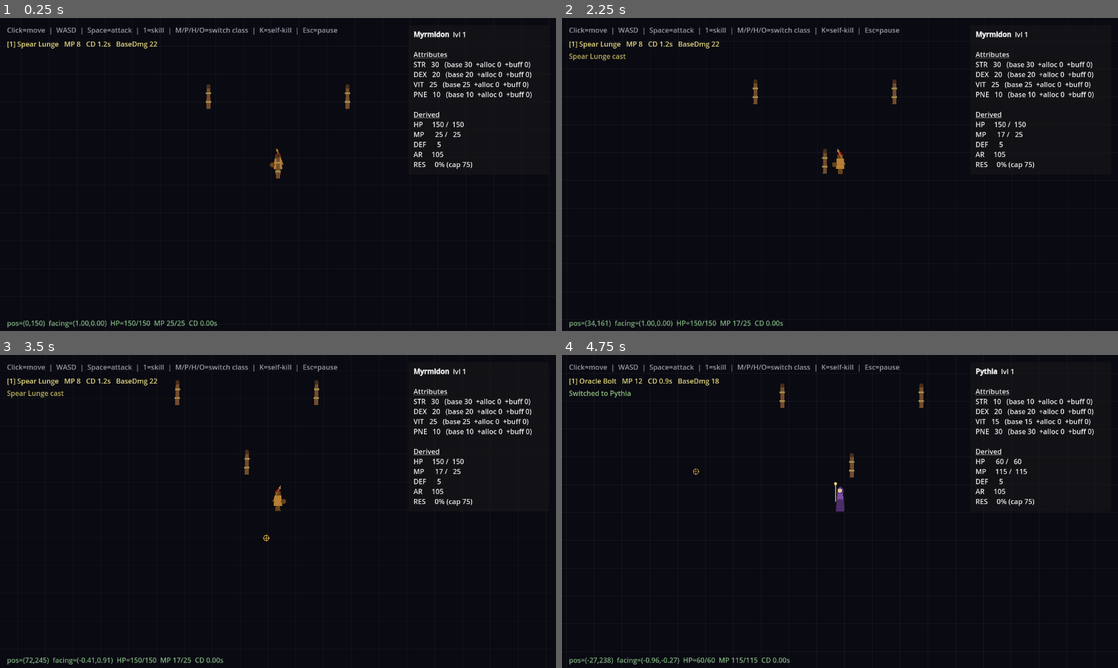
Above: before the commit, frames 1-4 (two rows, left to right).
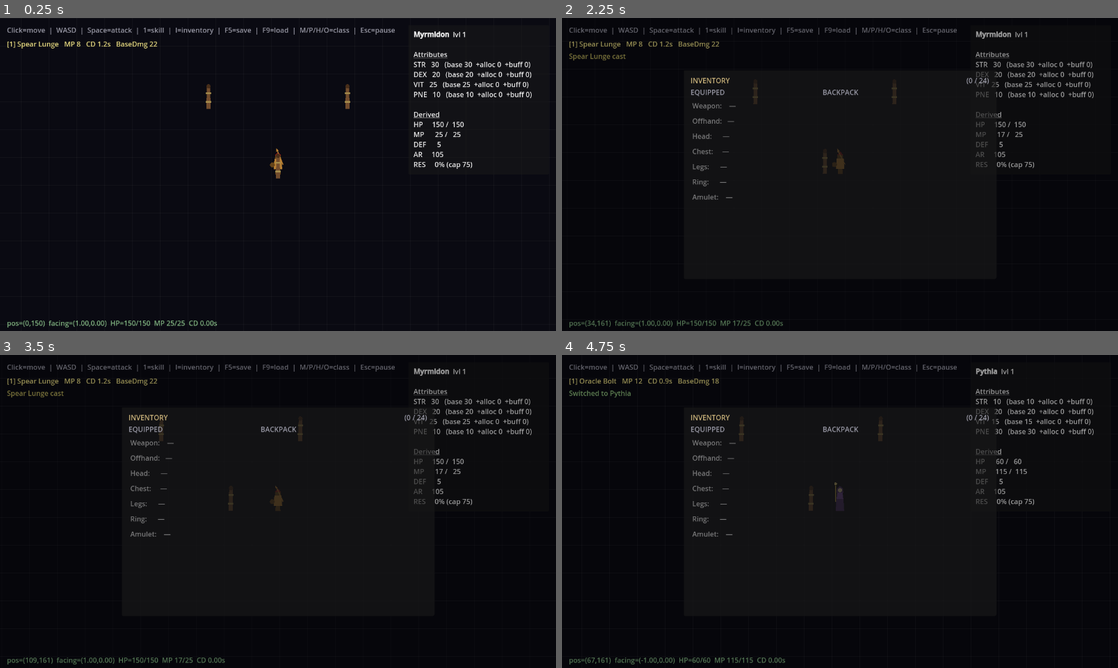
Above: after the commit, the same moments.

Repository: GhrammR/Erebus-Forsaken
Game: Godot game, scene res://test/skills_workbench.tscn
Same seed, same stepped clock (60 frames per second), same inputs: the game is played once before the commit and once after it. This scene is started directly instead of the project's main scene.
Inputs (mouse positions are in pixels of both pictures, inside the frame that each line leads up to):
- Up to frame 1 (0.25 s): no input
- Up to frame 2 (2.25 s): tap Enter at 0.5 s; move the mouse to (962, 158) at 0.52 s; hold D (move_right) 0.53-1.25 s; tap 1 at 0.6 s; click (962, 158) at 0.67 s; tap Space at 0.77 s; drag from (728, 190) to (840, 165) at 1.27 s; move the mouse to (895, 105) at 2.02 s; hold D (move_right) from 2.03 s (still down); tap I at 2.1 s
- Up to frame 3 (3.5 s): release D (move_right) at 2.75 s; drag from (250, 574) to (278, 502) at 2.77 s
- Up to frame 4 (4.75 s): move the mouse to (1006, 558) at 3.52 s; hold A (move_left) 3.53-4.25 s; tap P at 3.6 s; tap Space at 3.77 s; drag from (673, 464) to (895, 389) at 4.27 s

The runs differ from the first frame. In frame 1, 0.4% of the frame differs, in the area x 31-71%, y 3-6%; in frame 2, 2.9%; in frame 3, 3.2%; in frame 4, 3.3%, in the area x 0-96%, y 2-99%.

Commit message:
fix(stage-5): skills workbench inventory + animation guard
- skills_workbench.tscn now instantiates InventoryPanel; .gd wires
  inventory_toggle_pressed, save_pressed, load_pressed against
  PlayerInput. Load path re-binds inventory + stats overlay and
  re-wires skill signals (assign_class replaces the skill node).
- Player._update_anim() guards against clobbering one-shot anims
  (attack/cast/hit/die) every physics frame. Without this guard
  skills appeared to play no animation because idle/walk overwrote
  the cast frame instantly.
- failure-modes #15 documents the per-frame animation clobber.
- testing.md adds a workbench UI-parity rule: every test/*_workbench
  must instantiate the full persistent UI suite (pause, inventory,
  save/load, overlay, click marker) so workbench-specific tests
  cannot quietly break cross-cutting UI.

Stage 5 verifier: ALL PASS.

Co-Authored-By: Claude Opus 4.7 <noreply@anthropic.com>

Diff:
--- a/scripts/player/player.gd
+++ b/scripts/player/player.gd
@@ -132,8 +132,18 @@
 	_update_anim()
 	_update_facing()
 
+## Canonical AD-11 one-shot anim names that `_update_anim` will not
+## interrupt while they are still playing. Once is_playing() goes
+## false the player resumes idle/walk normally. This is what lets a
+## skill's `play_sprite_anim("cast")` actually be visible — without
+## this guard the per-frame _update_anim overwrites it instantly.
+const _ONESHOT_ANIMS: Array[StringName] = [&"attack", &"cast", &"hit", &"die"]
+
 func _update_anim() -> void:
 	if _sprite_anim == null:
+		return
+	# Let any in-progress one-shot finish on its own.
+	if _sprite_anim.current_animation in _ONESHOT_ANIMS and _sprite_anim.is_playing():
 		return
 	var anim_name := &"walk" if _intent != Vector2.ZERO else &"idle"
 	if _sprite_anim.current_animation != anim_name:
--- a/test/skills_workbench.gd
+++ b/test/skills_workbench.gd
@@ -17,6 +17,7 @@
 @onready var _grid: Node2D = $GridGuides
 @onready var _skill_label: Label = $HUD/SkillLabel
 @onready var _skill_status: Label = $HUD/SkillStatus
+@onready var _inventory_panel: CanvasLayer = $InventoryPanel
 
 const SPAWN_OFFSETS: Array[Vector2] = [
 	Vector2(160, 0),
@@ -30,17 +31,21 @@
 var _current_class_idx: int = 0
 
 func _ready() -> void:
-	_help.text = "Click=move  |  WASD  |  Space=attack  |  1=skill  |  M/P/H/O=switch class  |  K=self-kill  |  Esc=pause"
+	_help.text = "Click=move  |  WASD  |  Space=attack  |  1=skill  |  I=inventory  |  F5=save  |  F9=load  |  M/P/H/O=class  |  Esc=pause"
 	_grid.queue_redraw()
 	_apply_class(CLASS_CYCLE[_current_class_idx])
 	_player.global_position = Vector2.ZERO
 	_player.respawn_position = Vector2.ZERO
 	GameState.player = _player
+	_inventory_panel.bind_inventory(_player.get_inventory())
 
 	var pi := _player.get_input()
 	pi.pause_pressed.connect(_pause.toggle)
 	pi.click_target_set.connect(_on_click_target_set)
 	pi.click_target_cleared.connect(_on_click_target_cleared)
+	pi.inventory_toggle_pressed.connect(_inventory_panel.toggle)
+	pi.save_pressed.connect(_on_save_pressed)
+	pi.load_pressed.connect(_on_load_pressed)
 	_click_marker.visible = false
 
 	for offset in SPAWN_OFFSETS:
@@ -115,6 +120,28 @@
 	_skill_status.text = "Skill failed: %s" % reason
 	_skill_status.modulate = Color(0.9, 0.4, 0.4, 1)
 
+func _on_save_pressed() -> void:
+	var ok := SaveSystem.save_game()
+	_skill_status.text = "Saved." if ok else "Save failed."
+	_skill_status.modulate = Color(0.9, 0.85, 0.5, 1) if ok else Color(0.9, 0.4, 0.4, 1)
+
+func _on_load_pressed() -> void:
+	var ok := SaveSystem.load_game()
+	if ok:
+		_inventory_panel.bind_inventory(_player.get_inventory())
+		_overlay.bind_stats(_player.current_stats)
+		# Re-wire the skill — the load path re-ran assign_class which
+		# replaced the skill node.
+		var skill := _player.get_skill_1()
+		if skill != null:
+			if not skill.skill_used.is_connected(_on_skill_used):
+				skill.skill_used.connect(_on_skill_used)
+			if not skill.skill_failed.is_connected(_on_skill_failed):
+				skill.skill_failed.connect(_on_skill_failed)
+		_refresh_skill_label()
+	_skill_status.text = "Loaded." if ok else "No save / load failed."
+	_skill_status.modulate = Color(0.9, 0.85, 0.5, 1) if ok else Color(0.9, 0.4, 0.4, 1)
+
 func _unhandled_input(event: InputEvent) -> void:
 	var ke := event as InputEventKey
 	if ke == null or not ke.pressed or ke.echo:
--- a/test/skills_workbench.tscn
+++ b/test/skills_workbench.tscn
@@ -6,6 +6,7 @@
 [ext_resource type="Script" path="res://test/click_marker.gd" id="4_marker"]
 [ext_resource type="PackedScene" path="res://scenes/ui/pause_menu.tscn" id="5_pause"]
 [ext_resource type="PackedScene" path="res://scenes/ui/debug_stat_overlay.tscn" id="6_overlay"]
+[ext_resource type="PackedScene" path="res://scenes/ui/inventory_panel.tscn" id="7_inv"]
 
 [node name="SkillsWorkbench" type="Node2D"]
 y_sort_enabled = true
@@ -31,6 +32,8 @@
 z_index = 10
 
 [node name="DebugStatOverlay" parent="." instance=ExtResource("6_overlay")]
+
+[node name="InventoryPanel" parent="." instance=ExtResource("7_inv")]
 
 [node name="PauseMenu" parent="." instance=ExtResource("5_pause")]
 
Not shown: 1 places in test/skills_workbench.tscn that only renumber resources
Not shown, changed: .agent_governance/rules/failure-modes.md
Not shown, changed: .agent_governance/rules/testing.md
